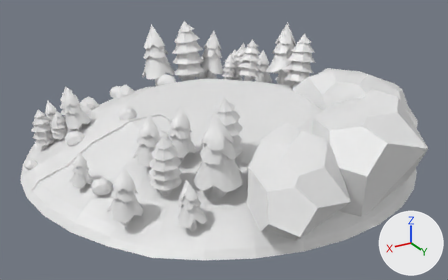
The FBX model BurdenOfChoices_Project/Assets/_BurdenOfChoices_Root/3D/Models/Mansión/SueloMansion/SM_SueloMansión.fbx: old version first, new version second.
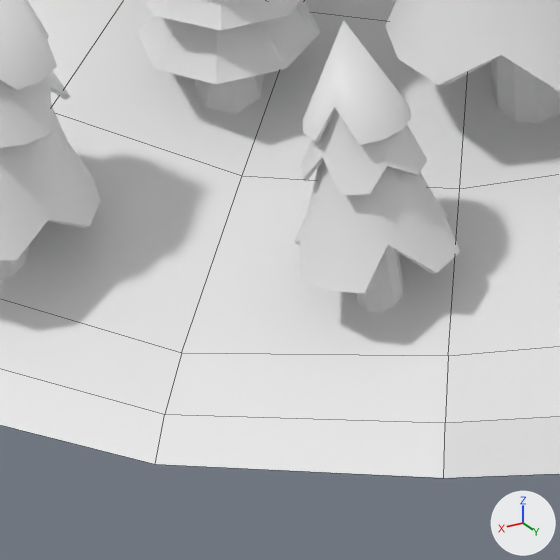
The first picture shows the older version from a 50 mm lens placed at (7.28, 12.38, 5.38), pointed at (0.12, 0.44, -0.59). The close-ups show the older and then the newer version on the part from 28% to 50% of the width and 63% to 98% of the height of that picture. Only the edits that show in the close-ups are written down. Arrows for +X, +Y and +Z are at lower right; the lights stay in place. The close-ups show mesh edges as thin lines. Where no turn or scale is listed for an object, it has been applied to the vertices.

In view in the first close-up: 'Cylinder.004', 'colina'.
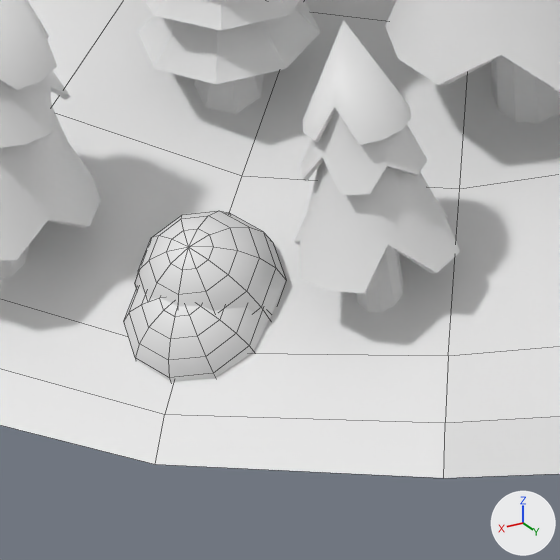
What differs and where, as boxes (x1, y1, x2, y2) in the close-ups (560 x 560 px):
'Sphere.003', added: after (124, 211, 286, 382)

Edits to the bpy script that builds the scene:
```text
Add mat_arbustos:
    mat_arbustos = principled_material('Arbustos')
    mat_arbustos.base_color = (0.8, 0.8, 0.8)  # white #e7e7e7
Add me_sphere_003:
    me_sphere_003.from_pydata(...)  # 408 vertices, 400 faces; spans x 1.59..4.04, y -2.07..3.3, z -1.03..0.34
    me_sphere_003.materials.append(mat_arbustos)  # white #e7e7e7
Add ob_sphere_003:
    ob_sphere_003 = bpy.data.objects.new('Sphere.003', me_sphere_003)
    ob_sphere_003.location = (0.0, 0.0, 0.0)
```
